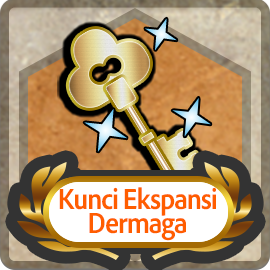
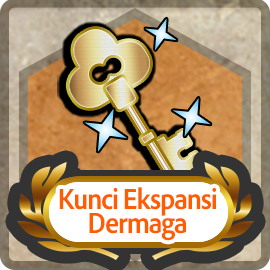
Before/after of a w=270, h=270 layered artwork. What changed in the layer stack:
pixels changed over [55, 183, 220, 245] (layer not identified)
